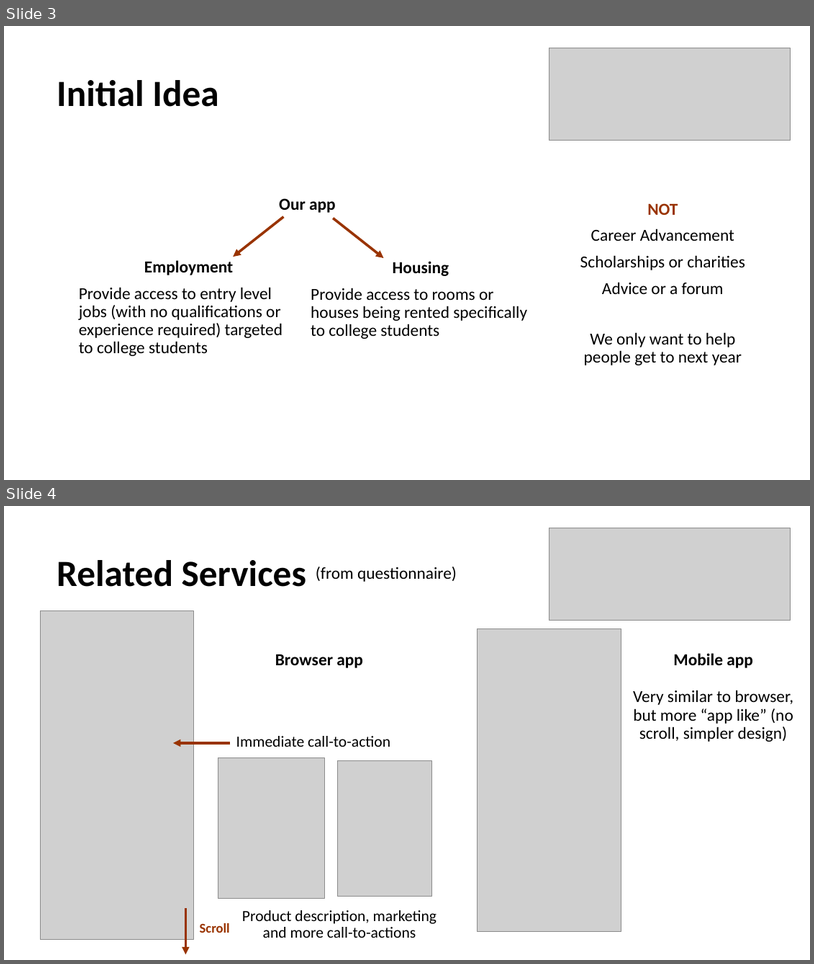
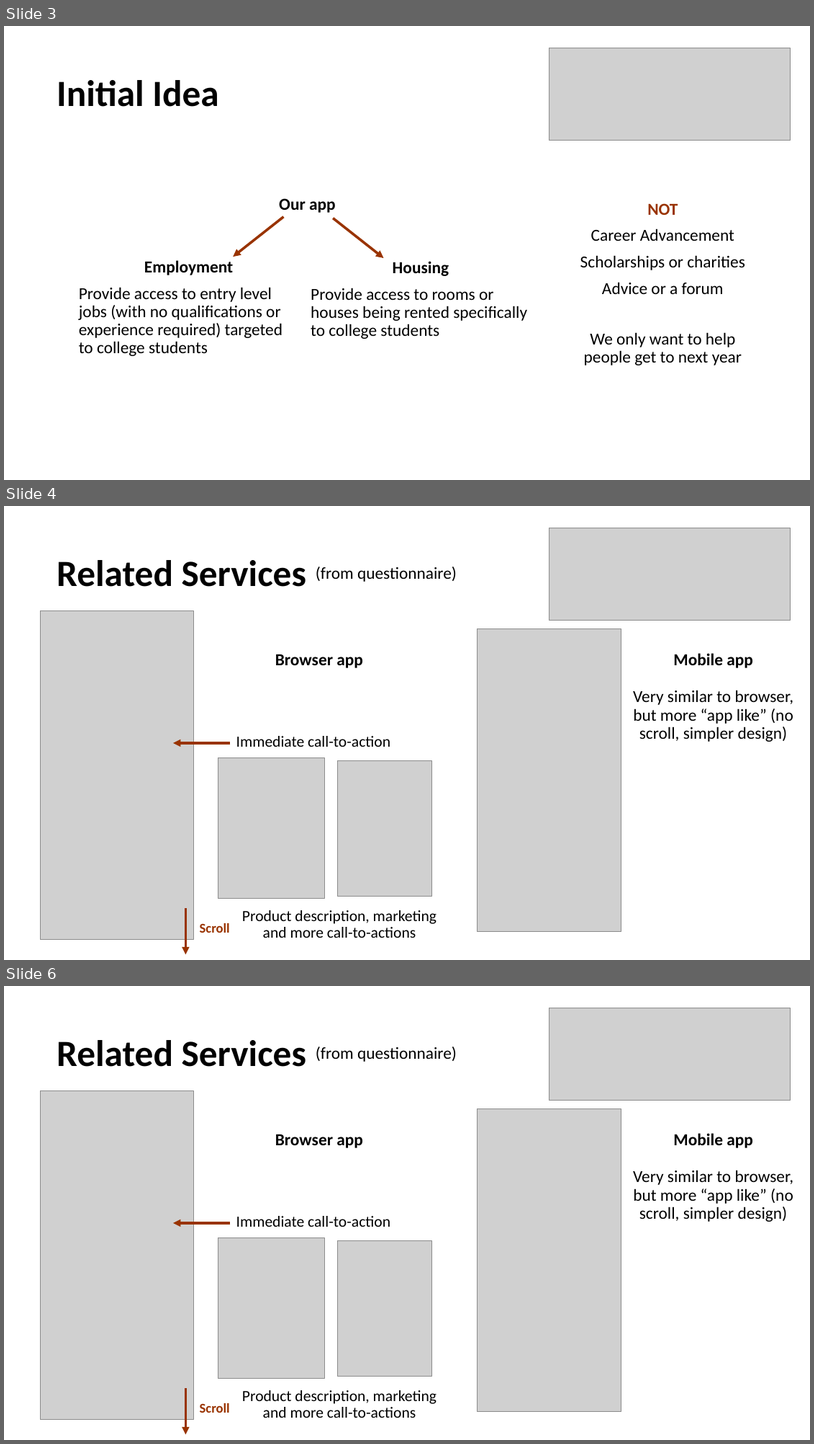
Before and after one commit to guilhermewastaken/HCI, a slide deck: IPC.pptx. Shown one above the other, each under a label of ours: slides 3 and 4 before the commit, slides 3, 4 and 6 after it; the slides between them are not shown. The pictures are 814x964 and 814x1444 pixels, drawn with LibreOffice and Linux fonts; fonts in the diff are those of the drawing; grey boxes stand for pictures. Boxes give left, top, right and bottom in pixels: in the first picture for what was removed or moved away, otherwise in the second. Text is boxed around its words. In the diff, an @@ line names an element or a change of style, - is before the commit and + after.

```diff
--- a/IPC.pptx
+++ b/IPC.pptx
@@ slide 4 added at (4,506,810,960), background #FFFFFF @@
@@ picture added at (550,528,790,620) @@
@@ text added at (57,560,306,587), 44 pt, text #000000, bold @@
+Related Services
@@ text added at (316,566,457,582), 20 pt, text #000000 @@
+(from questionnaire)
@@ picture added at (41,610,194,939) @@
@@ picture added at (478,629,622,932) @@
@@ text added at (275,654,363,668), 20 pt, text #000000, bold @@
+Browser app
@@ text added at (674,653,754,668), 20 pt, text #000000, bold @@
+Mobile app
@@ text added at (633,690,795,741), 20 pt, text #000000 @@
+Very similar to browser, but more “app like” (no scroll, simpler design)
@@ arrow added from (230, 743) to (173, 743), #993300 3 pt @@
@@ text added at (237,736,391,746), 18.5 pt, text #000000 @@
+Immediate call-to-action
@@ picture added at (218,758,325,898) @@
@@ picture added at (338,761,432,896) @@
@@ arrow added from (185, 908) to (185, 955), #993300 3 pt @@
@@ text added at (242,910,437,937), 18.5 pt, text #000000 @@
+Product description, marketing and more call-to-actions
@@ text added at (200,923,230,932), 16 pt, text #993300, bold @@
+Scroll
@@ what was slide 4 is now slide 6 @@
```
Also in this commit, not shown: 1 other slide added, 1 slide removed.
